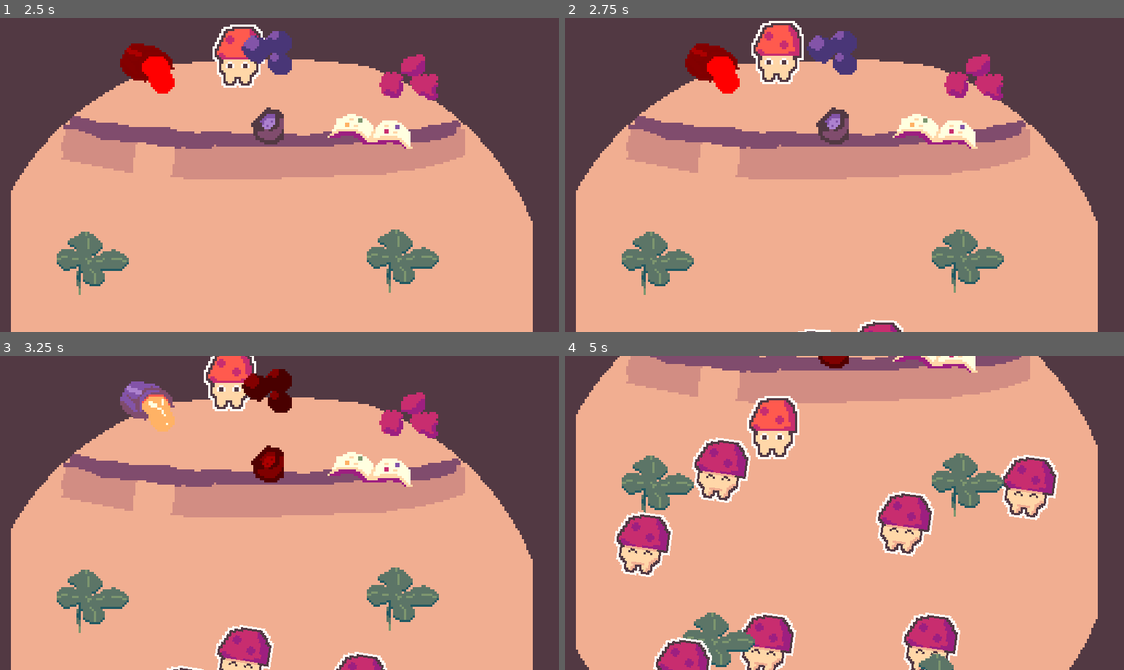
Above: before the commit, frames 1-4 (two rows, left to right).
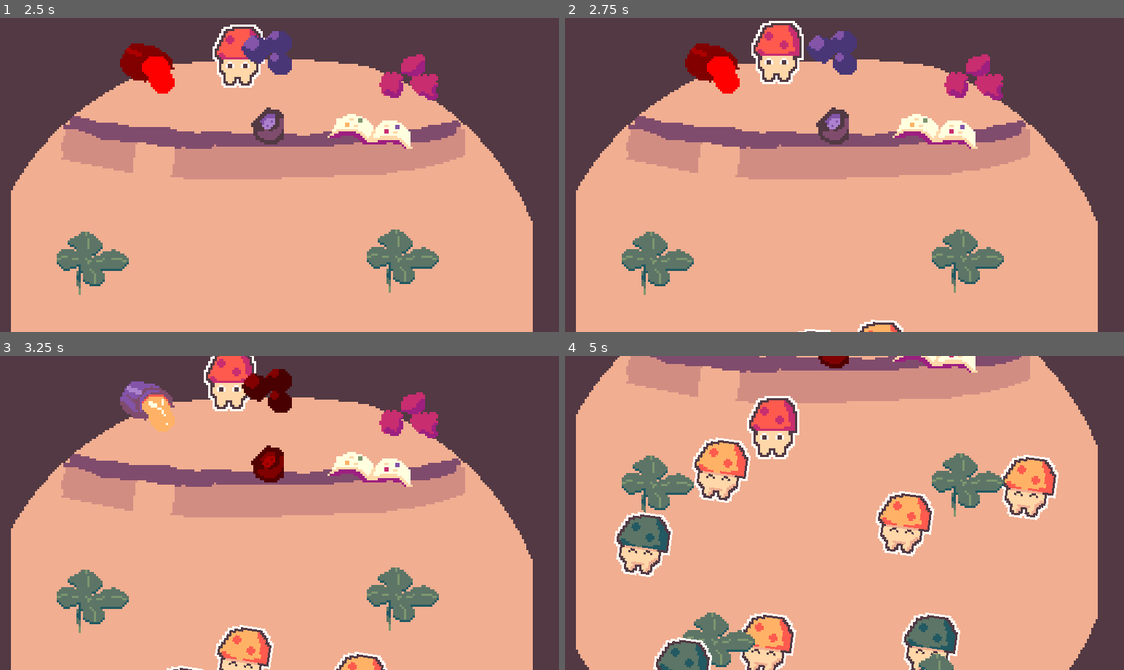
Above: after the commit, the same moments.

Repository: Daxidz/cozy-autum-jam-22
Game: Godot game, scene res://src/Main.tscn
The game is run twice, just before and just after one commit, with the same random seed, the same clock (stepped at 60 frames per second) and the same inputs.
Inputs (mouse positions are in pixels of both pictures, inside the frame that each line leads up to):
- Up to frame 1 (2.5 s): tap Enter (ui_accept) at 0.5, 1.52, 1.55, 1.82 s; move the mouse to (307, 137) at 0.52 s; hold Enter (ui_accept) 0.53-1.28 s; move the mouse to (408, 80) at 1.27 s; click (408, 80) at 1.35 s; move the mouse to (150, 65) at 2.02 s; hold Enter (ui_accept) from 2.03 s (still down)
- Up to frame 2 (2.75 s): keep holding Enter (ui_accept)
- Up to frame 3 (3.25 s): move the mouse to (268, 387) at 2.77 s; release Enter (ui_accept) at 2.78 s; click (268, 387) at 2.85 s; tap Enter (ui_accept) at 3.02, 3.05 s
- Up to frame 4 (5 s): tap Enter (ui_accept) at 3.32, 4.52, 4.55, 4.82 s; move the mouse to (1012, 560) at 3.52 s; hold Enter (ui_accept) 3.53-4.28 s; move the mouse to (676, 465) at 4.27 s; click (676, 465) at 4.35 s

Frame 1 is identical in both runs. In frame 2, 0.1% of the frame differs, in the area x 53-60%, y 97-100%; in frame 3, 0.9%; in frame 4, 4.7%, in the area x 9-88%, y 27-100%.

Commit message:
Add champi colors, no check for same cols

Diff:
--- a/src/ChampiInside.gd
+++ b/src/ChampiInside.gd
@@ -26,10 +26,15 @@
 	for ingredient in $Ingredients.get_children():
 		ingredient.connect("clicked", self, "_onIngredient_clicked")
 
+const champi_couleurs = [["c92e70", "9e2081"],["5d7668", "235a63"],["ffb366", "ff5b4f"],["ad82cf", "8455a9"],]
+
 func spawn_champi():
 
 	if cur_table > max_tables: return
 	var champ = Champignon.instance()
+	var colors = champi_couleurs[randi()%champi_couleurs.size()]
+	print(colors)
+	champ.set_colors(colors[0], colors[1])
 	var table
 	while true:
 		table = get_node("YSort/Tables/Table" + str(cur_table))
--- a/src/champis/Champi.gd
+++ b/src/champis/Champi.gd
@@ -5,6 +5,9 @@
 # var a = 2
 # var b = "text"
 
+func set_colors(light, dark):
+	material.set_shader_param("color_light", Color(light))
+	material.set_shader_param("color_dark", Color(dark))
 
 # Called when the node enters the scene tree for the first time.
 func _ready():
